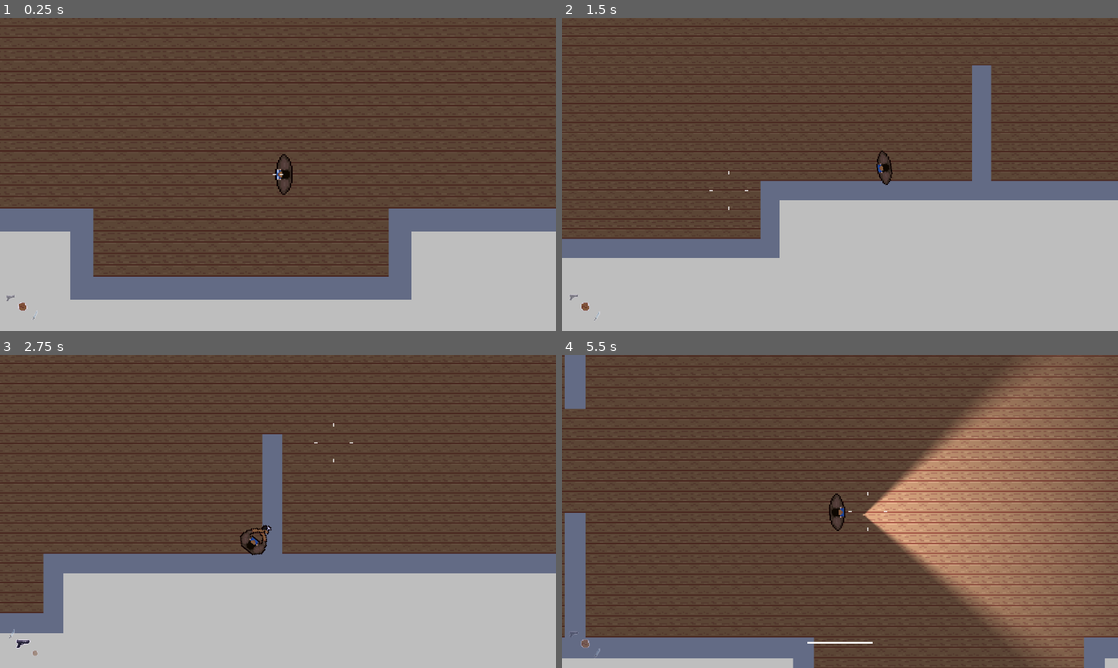
Above: before the commit, frames 1-4 (two rows, left to right).
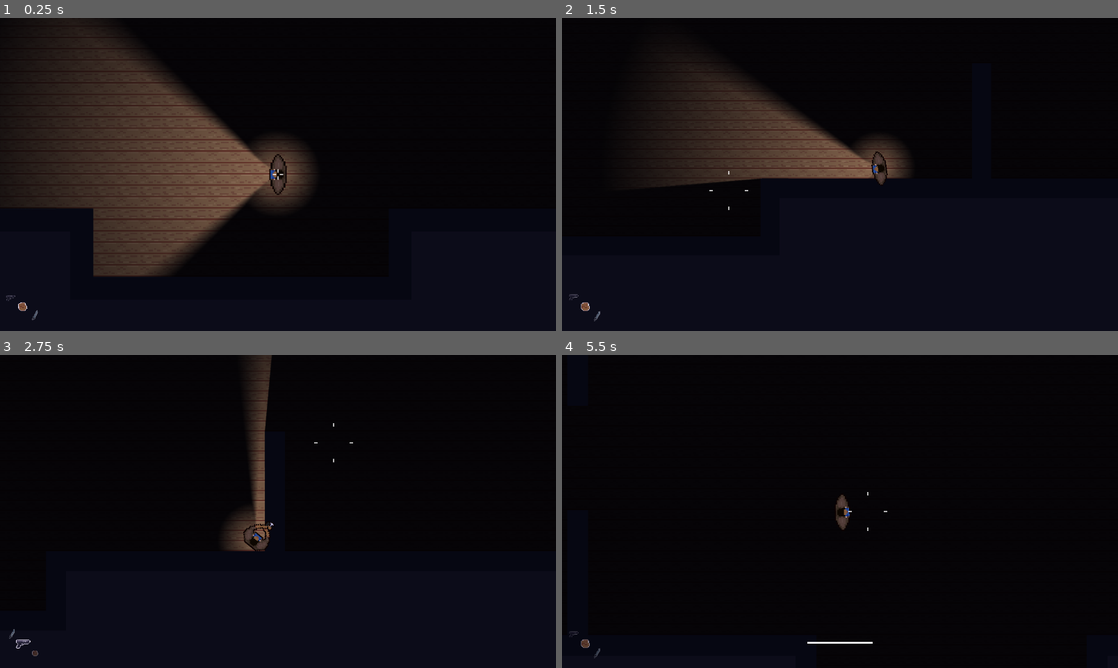
Above: after the commit, the same moments.

Repository: Gabryel-Paes/ProjetoCG
Game: Godot game, scene res://levels/rooms/lobby_tutorial.tscn
Two runs of this game, one before a commit and one after it. Both use one fixed random seed, a clock stepped at 60 frames per second and the inputs below.
Inputs (mouse positions are in pixels of both pictures, inside the frame that each line leads up to):
- Up to frame 1 (0.25 s): no input
- Up to frame 2 (1.5 s): tap Enter at 0.5 s; move the mouse to (962, 158) at 0.52 s; press the mouse at (962, 158) at 0.53 s; hold D (Right) 0.53-1.28 s; move the mouse to (728, 190) at 1.27 s; release the mouse at (728, 190) at 1.28 s; hold S (Down) from 1.28 s (still down); tap E (Interact) at 1.35 s
- Up to frame 3 (2.75 s): move the mouse to (333, 442) at 2.02 s; release S (Down) at 2.03 s; hold D (Right) from 2.03 s (still down); hold Mouse wheel down (LastWeapon) from 2.03 s (still down)
- Up to frame 4 (5.5 s): move the mouse to (812, 574) at 2.77 s; release D (Right) at 2.78 s; release Mouse wheel down (LastWeapon) at 2.78 s; hold W (Up) 2.78-3.53 s; tap Mouse wheel up (NextWeapon) at 2.85 s; move the mouse to (1006, 558) at 3.52 s; hold R (Recarregar) 3.53-4.28 s; hold A (Left) 3.53-5.03 s; move the mouse to (673, 464) at 4.27 s; tap Shift (Sprint) at 4.35 s; move the mouse to (867, 511) at 5.02 s; hold S (Down) from 5.03 s (still down); tap F at 5.1 s

The runs differ from the first frame. In frame 1, 88% of the frame differs, in the area x 0-100%, y 0-100%; in frame 2, 96%; in frame 3, 99%; in frame 4, 100%.

Commit message:
Alinhamento do personagem + início da visao periferica

Diff:
--- a/actors/player/player.tscn
+++ b/actors/player/player.tscn
@@ -19,6 +19,7 @@
 [ext_resource type="Script" uid="uid://c66oye216f7a6" path="res://actors/player/point_light_2d.gd" id="15_pointlight"]
 
 [sub_resource type="CircleShape2D" id="CircleShape2D_388e2"]
+radius = 8.0
 
 [sub_resource type="AtlasTexture" id="AtlasTexture_ilk7j"]
 atlas = ExtResource("2_jg3c0")
@@ -95,6 +96,9 @@
 "name": &"walking",
 "speed": 5.0
 }]
+
+[sub_resource type="CanvasItemMaterial" id="CanvasItemMaterial_6ww7p"]
+light_mode = 1
 
 [sub_resource type="ParticleProcessMaterial" id="ParticleProcessMaterial_60pvl"]
 lifetime_randomness = 0.15
@@ -129,7 +133,6 @@
 script = ExtResource("1_dthho")
 
 [node name="CollisionShape2D" type="CollisionShape2D" parent="." unique_id=1347245688]
-position = Vector2(-4, 0)
 shape = SubResource("CircleShape2D_388e2")
 
 [node name="Camera2D" type="Camera2D" parent="." unique_id=293020164]
@@ -142,12 +145,13 @@
 [node name="PointLight2D" type="PointLight2D" parent="Aim" unique_id=1802786243]
 light_mask = 3
 visibility_layer = 3
-position = Vector2(15, 2)
+blend_mode = 2
 range_item_cull_mask = 3
 script = ExtResource("15_pointlight")
 
 [node name="RayCast2D" type="RayCast2D" parent="Aim" unique_id=537473845]
 unique_name_in_owner = true
+visible = false
 position = Vector2(1, 0)
 rotation = 0.0146409385
 target_position = Vector2(39.995712, -0.58561665)
@@ -161,15 +165,17 @@
 frame_progress = 0.43655625
 
 [node name="Sprite2D" type="Sprite2D" parent="Aim" unique_id=383743649]
-position = Vector2(-4, 0)
+material = SubResource("CanvasItemMaterial_6ww7p")
 rotation = 1.5707964
 texture = ExtResource("3_k67x5")
 
 [node name="BulletPoint" type="Marker2D" parent="Aim" unique_id=648254355]
-position = Vector2(10, 0)
+visible = false
+position = Vector2(17, 0)
 
 [node name="FumacaCano" type="GPUParticles2D" parent="Aim/BulletPoint" unique_id=1262005465]
-position = Vector2(4, 0)
+visible = false
+position = Vector2(2, 0)
 emitting = false
 amount = 20
 lifetime = 0.4
@@ -178,14 +184,16 @@
 process_material = SubResource("ParticleProcessMaterial_60pvl")
 
 [node name="MeleeAttack" parent="Aim" unique_id=192729465 instance=ExtResource("3_ax26v")]
+visible = false
+position = Vector2(6, 0)
 
 [node name="Gun" parent="Aim" unique_id=1907474380 instance=ExtResource("8_gun")]
-position = Vector2(10, 0)
+visible = false
+position = Vector2(17, 0)
 fire_rate = 0.01
 velocidade_mira = 13.0
 
 [node name="HUD" type="CanvasLayer" parent="." unique_id=70567460]
-visible = false
 
 [node name="Municao" type="Label" parent="HUD" unique_id=1178521183]
 anchors_preset = 3
--- a/actors/player/point_light_2d.gd
+++ b/actors/player/point_light_2d.gd
@@ -1,17 +1,18 @@
 extends PointLight2D
 
 const ABERTURA_CONE: float = PI / 4
-const RESOLUCAO_TEXTURA: int = 252
+const RESOLUCAO_TEXTURA: int = 450
+const RAIO_AMBIENTE: float = 30.0
 
 func _ready() -> void:
-	var raio_maximo: float = float(RESOLUCAO_TEXTURA)
-	var ponto_emissao := Vector2(0.0, RESOLUCAO_TEXTURA / 2.0)
+	var raio_maximo: float = float(RESOLUCAO_TEXTURA) / 2.0
+	var centro := Vector2(raio_maximo, raio_maximo)
 	var imagem := Image.create(RESOLUCAO_TEXTURA, RESOLUCAO_TEXTURA, false, Image.FORMAT_RGBA8)
 
 	for x in range(RESOLUCAO_TEXTURA):
 		for y in range(RESOLUCAO_TEXTURA):
 			var posicao_pixel := Vector2(x, y)
-			var vetor_direcao := posicao_pixel - ponto_emissao
+			var vetor_direcao := posicao_pixel - centro
 			var distancia := vetor_direcao.length()
 
 			if distancia > raio_maximo:
@@ -19,28 +20,28 @@
 				continue
 
 			var angulo_pixel := vetor_direcao.angle()
+			var intensidade_cone := 0.0
+			var intensidade_ambiente := maxf(0.0, 1.0 - (distancia / RAIO_AMBIENTE))
 
+			# Calcula o cone da lanterna apontando para a direita (0 graus)
 			if absf(angulo_pixel) <= ABERTURA_CONE:
-				var intensidade := 1.0 - (distancia / raio_maximo)
+				intensidade_cone = 1.0 - (distancia / raio_maximo)
 				var limite_suavizacao := ABERTURA_CONE * 0.80
-
 				if absf(angulo_pixel) > limite_suavizacao:
 					var gradiente: float = 1.0 - (absf(angulo_pixel) - limite_suavizacao) / (ABERTURA_CONE - limite_suavizacao)
-					intensidade *= gradiente
+					intensidade_cone *= gradiente
+					intensidade_cone = maxf(intensidade_cone, 0.0)
 
-				intensidade = maxf(intensidade, 0.0)
-				imagem.set_pixel(x, y, Color(1.0, 1.0, 1.0, intensidade))
-			else:
-				imagem.set_pixel(x, y, Color.TRANSPARENT)
+			# O SEGREDO: Pegar o maior valor de luz em vez de somá-los
+			var intensidade_final := maxf(intensidade_ambiente, intensidade_cone)
+
+			imagem.set_pixel(x, y, Color(1.0, 1.0, 1.0, intensidade_final))
 
 	self.texture = ImageTexture.create_from_image(imagem)
-	self.offset = Vector2(RESOLUCAO_TEXTURA / 2.0, 0)
-
+	self.offset = Vector2.ZERO # Centraliza a luz no jogador
 	self.energy = 1.5
 	self.shadow_enabled = true
 	self.shadow_filter = PointLight2D.SHADOW_FILTER_PCF5
-
-	self.enabled = false
 
 func _unhandled_input(event: InputEvent) -> void:
 
--- a/levels/rooms/lobby_tutorial.tscn
+++ b/levels/rooms/lobby_tutorial.tscn
@@ -466,7 +466,6 @@
 metadata/_edit_lock_ = true
 
 [node name="CanvasModulate" type="CanvasModulate" parent="." unique_id=1153864829]
-visible = false
 color = Color(0.06666667, 0.06666667, 0.13333334, 1)
 
 [node name="TileMap_1sFloor" type="TileMapLayer" parent="." unique_id=1508748006]
--- a/levels/rooms/playground.tscn
+++ b/levels/rooms/playground.tscn
@@ -185,6 +185,7 @@
 [node name="Playground" type="Node2D" unique_id=1048735473]
 
 [node name="CanvasModulate" type="CanvasModulate" parent="." unique_id=1309934378]
+visible = false
 position = Vector2(519, 300)
 color = Color(0.18000486, 0.1800049, 0.1800048, 1)
 
